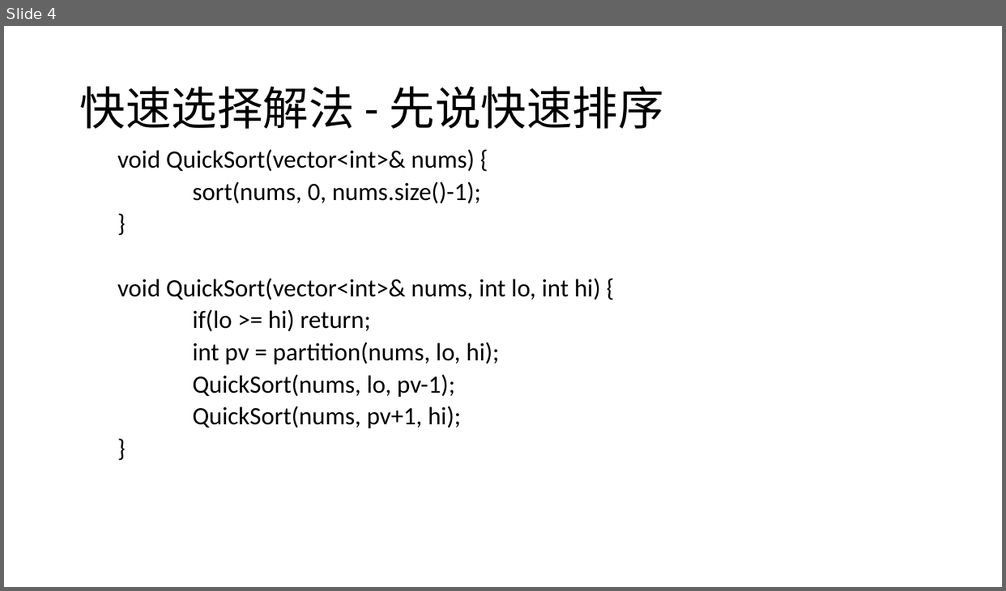
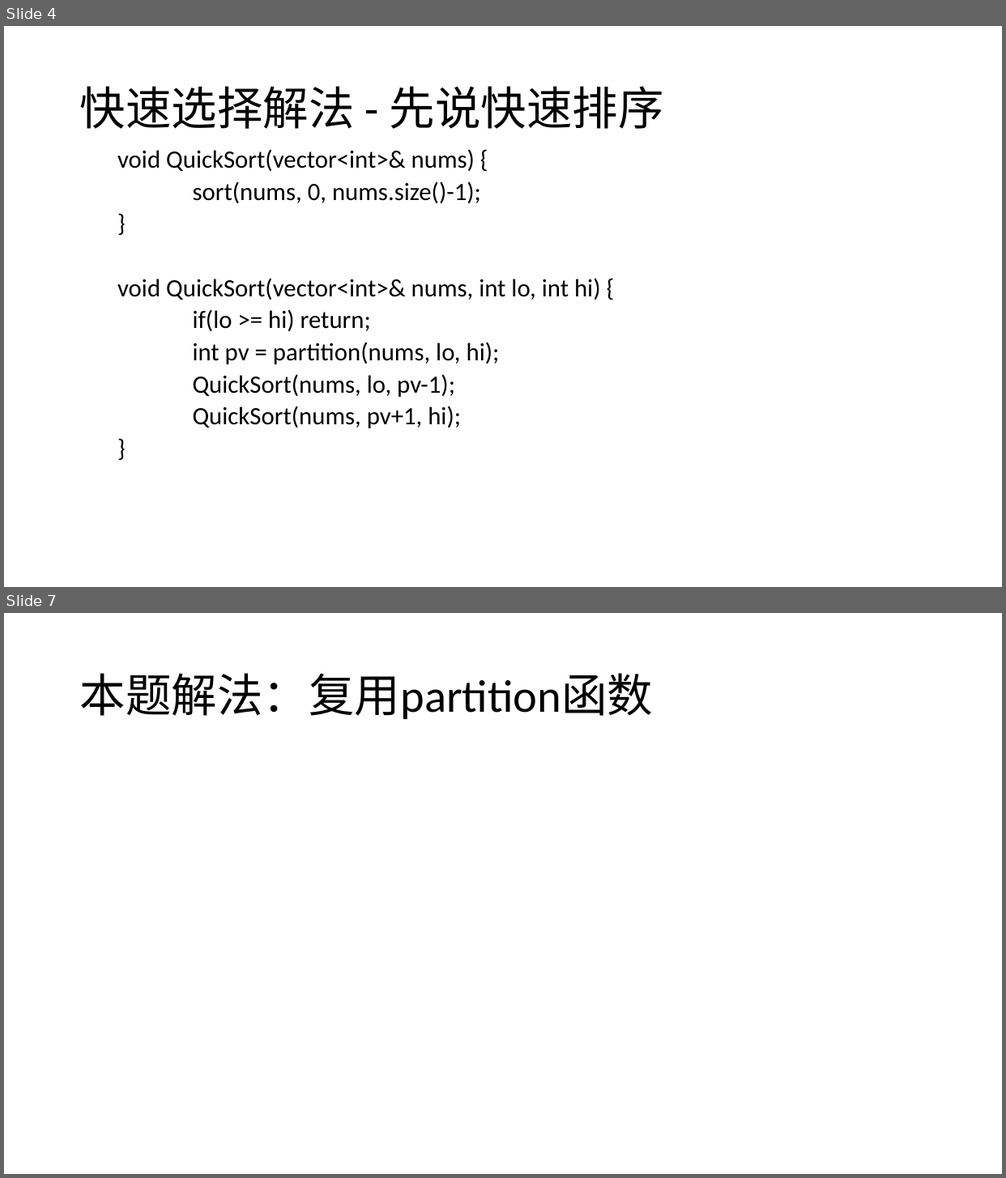
Before and after one commit to CR7dongfeng/my_leetcode, a slide deck: PPTs/快速排序和快速选择.pptx. Shown one above the other, each under a label of ours: slide 4 before the commit, slides 4 and 7 after it; the slides between them are not shown. The pictures are 1006x591 and 1006x1178 pixels, drawn with LibreOffice and Linux fonts; fonts in the diff are those of the drawing. Boxes give left, top, right and bottom in pixels: in the first picture for what was removed or moved away, otherwise in the second. Text is boxed around its words. In the diff, an @@ line names an element or a change of style, - is before the commit and + after.

```diff
--- a/PPTs/快速排序和快速选择.pptx
+++ b/PPTs/快速排序和快速选择.pptx
@@ slide 7 added at bbox=[4, 613, 1002, 1174], background #FFFFFF @@
@@ title added at bbox=[80, 673, 653, 719], 44 pt, text #000000 @@
+本题解法：复用partition函数
```
Also in this commit, not shown: 2 slides changed.
